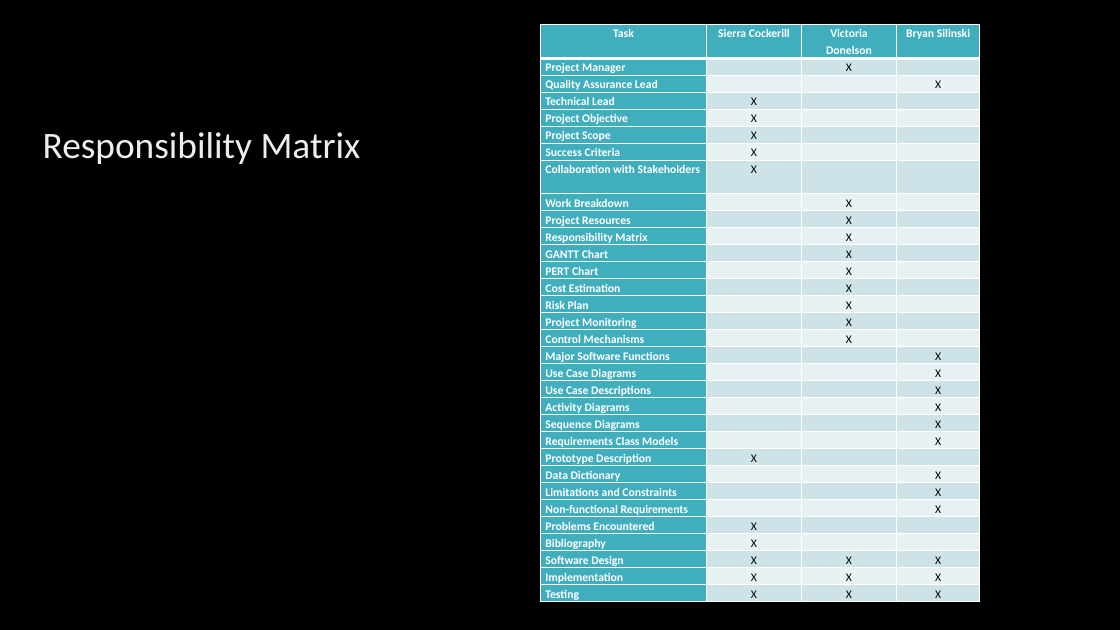
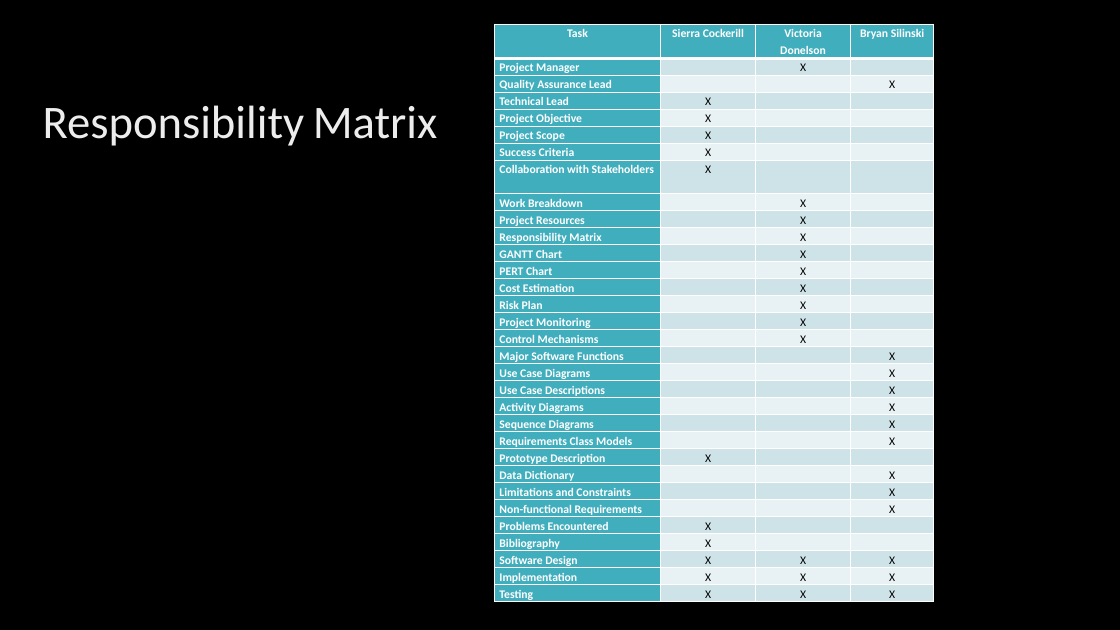
Before and after one commit to ksierrac/Atlas-Prestige, a slide deck: slide 4 of projectpresentation.pptx. Drawn at 1120x630 pixels with LibreOffice and Linux fonts; fonts in the diff are those of the drawing; background and template pictures are left out. Boxes give left, top, right and bottom in pixels: in the first picture for what was removed or moved away, otherwise in the second. Text is boxed around its words. In the diff, an @@ line names an element or a change of style, - is before the commit and + after.

```diff
--- a/projectpresentation.pptx
+++ b/projectpresentation.pptx
@@ title "Responsibility Matrix": place and size @@
-title "Responsibility Matrix" at [43,132,361,164]
+title "Responsibility Matrix" at [43,105,437,146]
@@ title "Responsibility Matrix" at [43,105,437,146]: size 32 to 40 pt @@
@@ table: place and size @@
-table at [540,24,980,606]
+table at [495,24,934,606]
```
Also in this commit, not shown: 8 other slides changed, 1 slide added, 1 slide removed, 3 other files.
